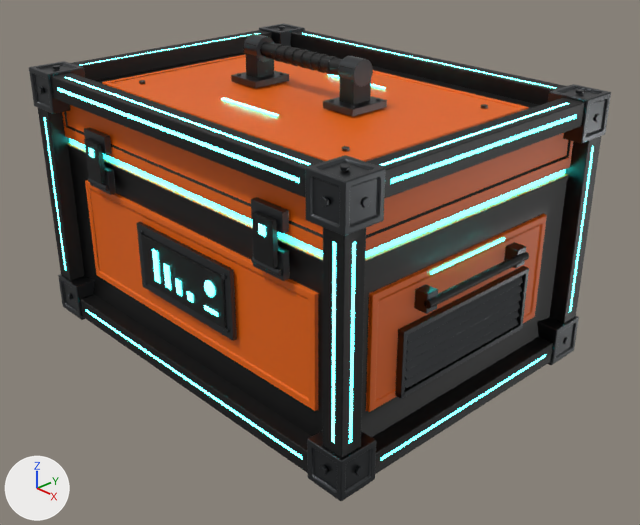
Two versions of the Blender file praktikum10/praktikum9-scifi-crate-revised.blend, one commit apart.
One viewpoint serves both versions: a 50 mm lens placed at (5.57, -5.06, 3.08), pointed at (0.27, -0.08, -0.4). Lighting does not change. The marker at lower left points along +X, +Y and +Z. The picture after the commit comes second.

Names of what the first picture shows: 'Crate_Body', 'Crate_Frame', 'Crate_Hardware'.
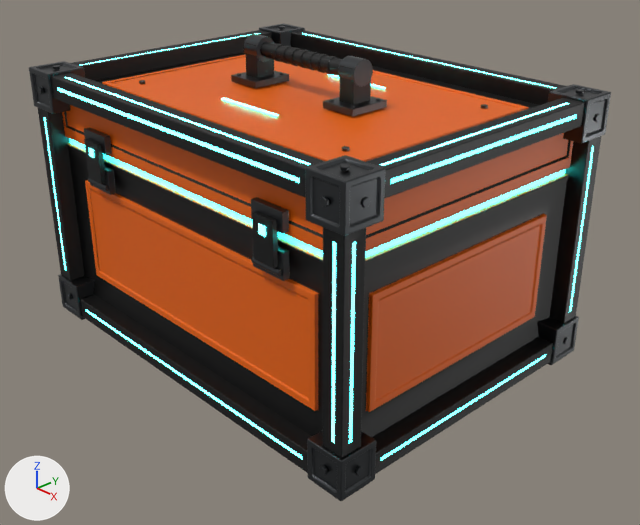
Commit message: revise the revision

Changed parts and their boxes [x1, y1, x2, y2] in the pictures (640 x 525 px):
part 1 of me_crate_hardware, deleted: before [137, 222, 529, 399]

The change in detail:
me_crate_hardware is used by ob_crate_hardware; parent ob_scifi_crate_v2; location (0.0, 0.0, 0.0).
me_crate_hardware had 1680 vertices, 1082 faces and spanned x -2.03..2.03, y -1.53..1.53, z -1.23..1.5.
me_crate_hardware now has 1240 vertices, 778 faces and spans x -2.03..2.03, y -1.53..1.53, z -1.23..1.5.
me_crate_hardware part 1: 42 loose pieces with 440 vertices, spanning x -2.0..2.0, y -1.41..0.78, z -0.74..0.2, are deleted.
